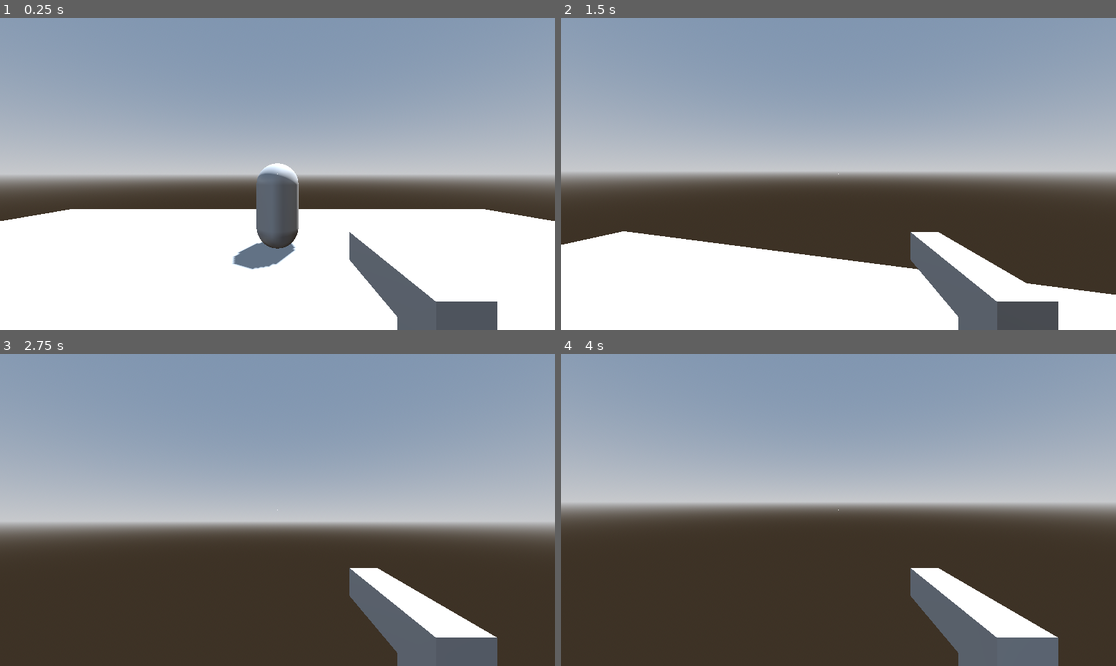
Above: before the commit, frames 1-4 (two rows, left to right).
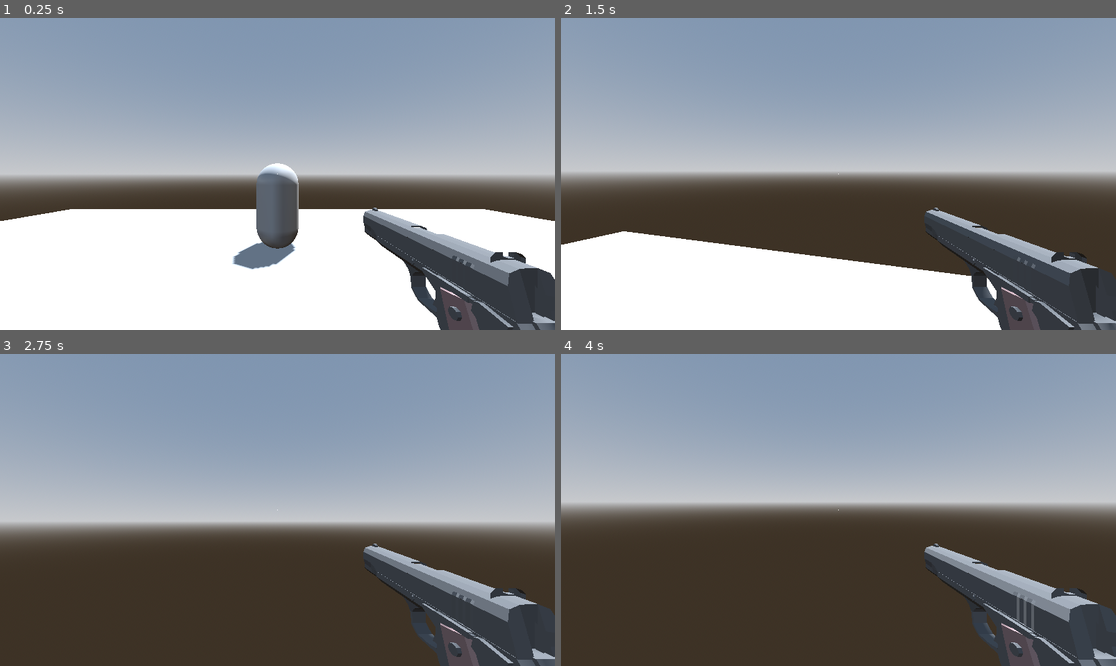
Above: after the commit, the same moments.

Repository: jevonsp/boomer-shooter
Game: Godot game, scene res://main/main.tscn
Two runs of this game, one before a commit and one after it. Both use one fixed random seed, a clock stepped at 60 frames per second and the inputs below.
Inputs (mouse positions are in pixels of both pictures, inside the frame that each line leads up to):
- Up to frame 1 (0.25 s): no input
- Up to frame 2 (1.5 s): move the mouse to (866, 174) at 0.52 s; hold W from 0.53 s (still down); tap E at 0.6 s; click (866, 174) at 0.67 s; tap Space at 0.77 s; move the mouse to (810, 174) at 1.27 s; tap Tab at 1.35 s
- Up to frame 3 (2.75 s): keep holding W; tap Space at 1.52 s; move the mouse to (288, 503) at 2.02 s; tap Shift at 2.1 s
- Up to frame 4 (4 s): keep holding W; move the mouse to (832, 516) at 2.77 s; tap Ctrl at 2.85 s; click (832, 516) at 2.92 s; tap Space at 3.02, 3.77 s; tap Enter at 3.5 s; move the mouse to (877, 513) at 3.52 s; tap 1 at 3.6 s

The runs differ from the first frame. In frame 1, 8.8% of the frame differs, in the area x 62-100%, y 60-100%; in frame 2, 7.5%; in frame 3, 8.7%; in frame 4, 9.5%.

Commit message:
Added Gun Asset
 By "Delthor Games"

Diff:
--- /dev/null
+++ b/m_1911.tscn
@@ -0,0 +1,5 @@
+[gd_scene load_steps=2 format=3 uid="uid://b2bq4hqr0o2o1"]
+
+[ext_resource type="PackedScene" uid="uid://daqv0812wlevk" path="res://weapons/M1911.fbx" id="1_1yico"]
+
+[node name="M1911" instance=ExtResource("1_1yico")]
--- a/weapons/base_weapon.tscn
+++ b/weapons/base_weapon.tscn
@@ -1,31 +1,20 @@
-[gd_scene load_steps=6 format=3 uid="uid://bffi8vyjc2t7c"]
+[gd_scene load_steps=5 format=3 uid="uid://bffi8vyjc2t7c"]
 
 [ext_resource type="Script" uid="uid://bmidfqiy10h5g" path="res://weapons/base_weapon.gd" id="1_g61sl"]
 [ext_resource type="PackedScene" uid="uid://brnph4das8y21" path="res://weapons/muzzle_flash.tscn" id="1_o51o1"]
+[ext_resource type="PackedScene" uid="uid://b2bq4hqr0o2o1" path="res://m_1911.tscn" id="2_3fcx8"]
 [ext_resource type="Texture2D" uid="uid://crqqo3jcq6ysb" path="res://weapons/Hit-Marker-PNG-Photo.png" id="2_g61sl"]
-
-[sub_resource type="BoxMesh" id="BoxMesh_nosnq"]
-size = Vector3(1, 0.25, 0.25)
-
-[sub_resource type="BoxMesh" id="BoxMesh_tsf64"]
-size = Vector3(0.25, 0.4, 0.25)
 
 [node name="BaseWeapon" type="Node3D"]
 script = ExtResource("1_g61sl")
 
 [node name="Model" type="Node3D" parent="."]
 
-[node name="Gun" type="MeshInstance3D" parent="Model"]
-transform = Transform3D(-4.371139e-08, 0, -1, 0, 1, 0, 1, 0, -4.371139e-08, 0, 0, -0.2718191)
-mesh = SubResource("BoxMesh_nosnq")
-skeleton = NodePath("../..")
-
-[node name="MeshInstance3D" type="MeshInstance3D" parent="Model/Gun"]
-transform = Transform3D(1, 0, 0, 0, 1, 0, 0, 0, 1, 0.3572808, -0.215442, 1.606523e-08)
-mesh = SubResource("BoxMesh_tsf64")
+[node name="M1911" parent="Model" instance=ExtResource("2_3fcx8")]
+transform = Transform3D(0.25, 0, 0, 0, 0.25, 0, 0, 0, 0.25, 0, 0, 0)
 
 [node name="Marker3D" type="Marker3D" parent="."]
-transform = Transform3D(1, 0, 0, 0, 1, 0, 0, 0, 1, 0, 0, -0.7859471)
+transform = Transform3D(1, 0, 0, 0, 1, 0, 0, 0, 1, 0, 0.29587653, -0.62439454)
 
 [node name="MuzzleFlash" parent="Marker3D" instance=ExtResource("1_o51o1")]
 
Binary file added: weapons/M1911.fbx
Not shown, added: weapons/M1911.fbx.import
